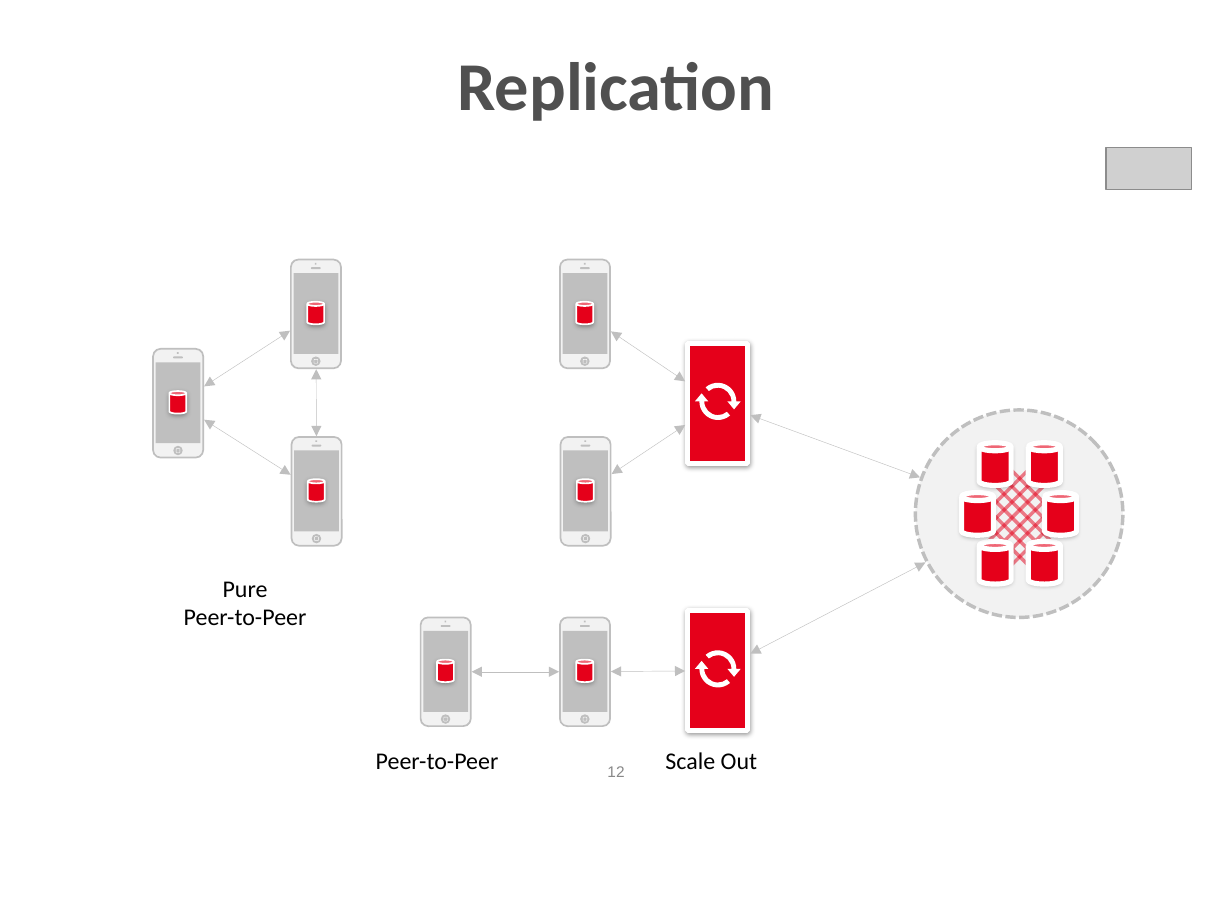
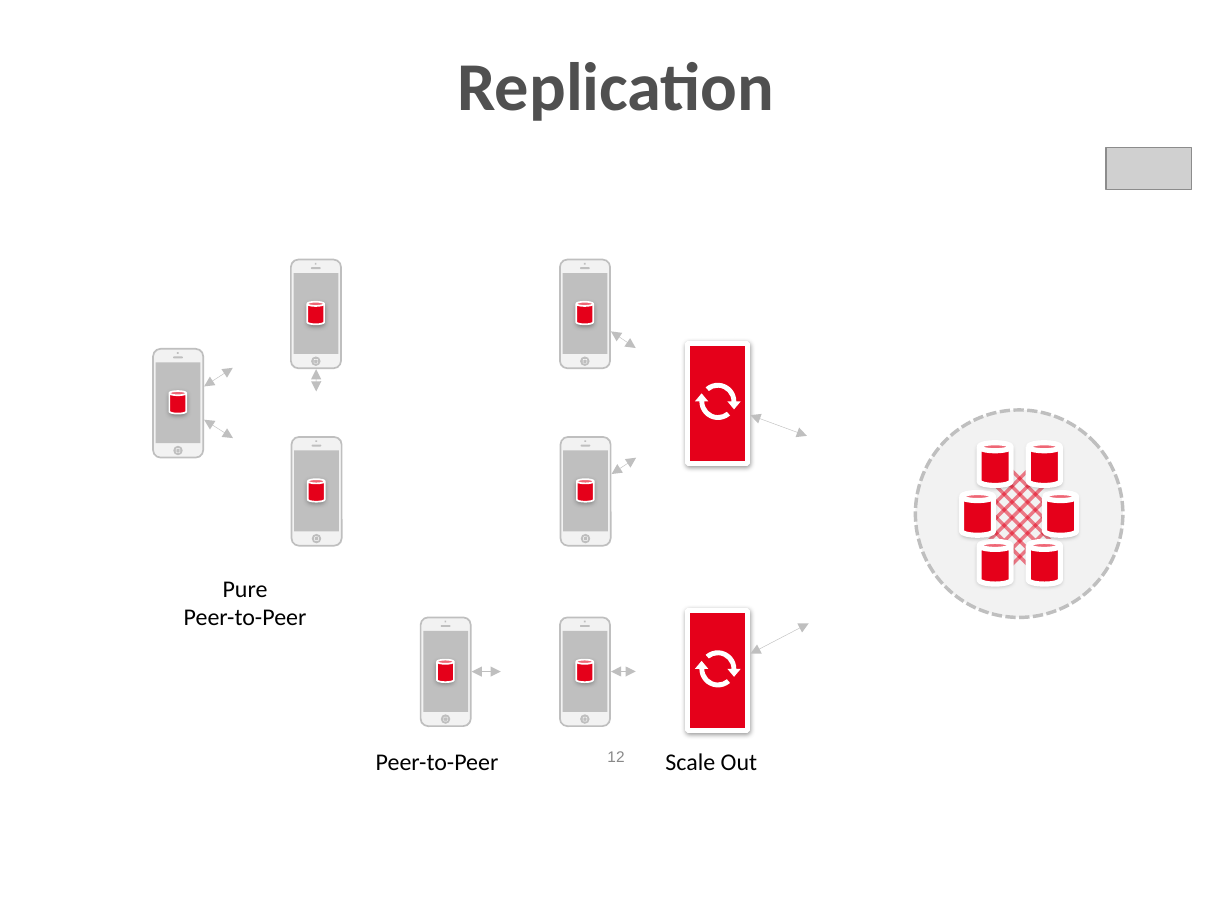
Before and after one commit to subalakr/workshop, a slide deck: slide 12 of mobile/presentations/IntroductionToSyncGateway.pptx. Drawn at 1232x924 pixels with LibreOffice and Linux fonts; fonts in the diff are those of the drawing; grey boxes stand for pictures. Boxes give left, top, right and bottom in pixels: in the first picture for what was removed or moved away, otherwise in the second. Text is boxed around its words. In the diff, an @@ line names an element or a change of style, - is before the commit and + after.

```diff
--- a/mobile/presentations/IntroductionToSyncGateway.pptx
+++ b/mobile/presentations/IntroductionToSyncGateway.pptx
@@ freeform shape removed at (205, 330, 291, 386) @@
@@ freeform shape removed at (611, 331, 685, 382) @@
@@ double arrow added from (611, 331) to (636, 349), #BFBFBF 0.25 pt @@
@@ double arrow added from (205, 387) to (233, 368), #BFBFBF 0.25 pt @@
@@ freeform shape removed at (317, 370, 317, 436) @@
@@ double arrow added from (317, 370) to (317, 392), #BFBFBF 0.25 pt @@
@@ freeform shape removed at (750, 415, 920, 477) @@
@@ double arrow added from (750, 415) to (807, 436), #BFBFBF 0.25 pt @@
@@ freeform shape removed at (205, 420, 291, 476) @@
@@ double arrow added from (205, 420) to (233, 439), #BFBFBF 0.25 pt @@
@@ freeform shape removed at (611, 425, 685, 474) @@
@@ double arrow added from (611, 474) to (636, 458), #BFBFBF 0.25 pt @@
@@ freeform shape removed at (750, 563, 925, 654) @@
@@ double arrow added from (750, 654) to (808, 623), #BFBFBF 0.25 pt @@
@@ freeform shape removed at (472, 671, 559, 671) @@
@@ double arrow added from (472, 671) to (501, 671), #BFBFBF 0.25 pt @@
@@ freeform shape removed at (611, 671, 685, 671) @@
@@ double arrow added from (611, 671) to (636, 671), #BFBFBF 0.25 pt @@
@@ page number: place and size @@
-page number at (607, 766, 624, 777)
+page number at (607, 751, 624, 762)
```
Also in this commit, not shown: 16 other slides changed, 1 slide added.
